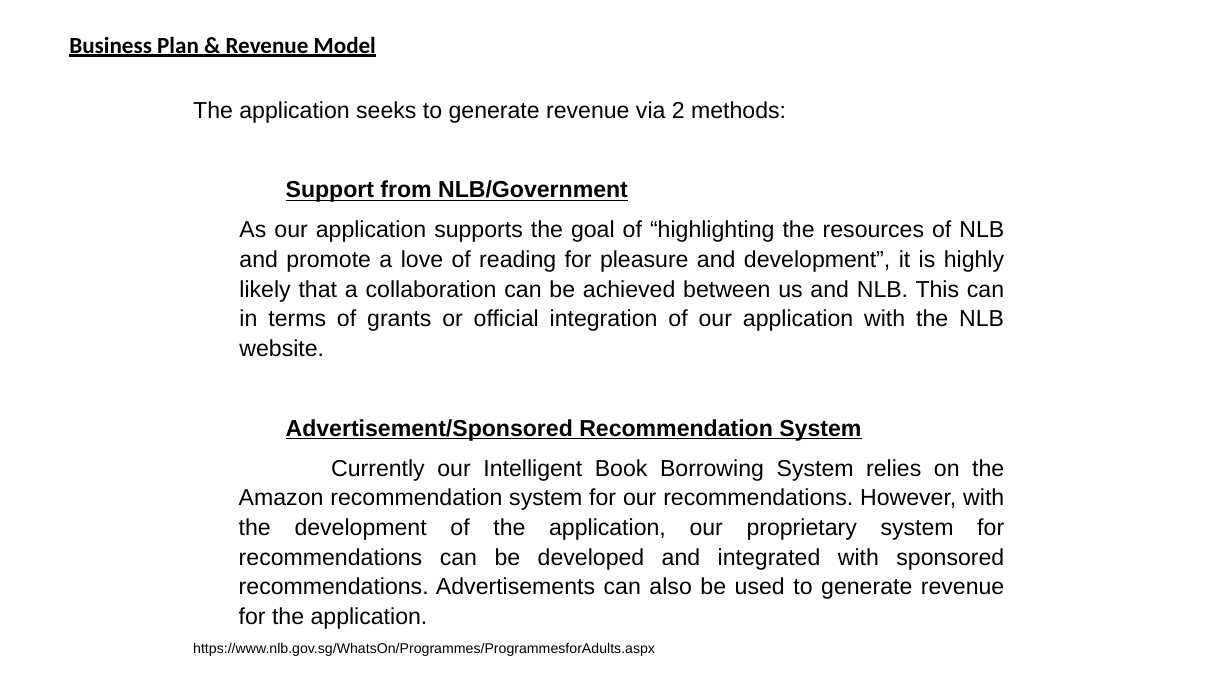
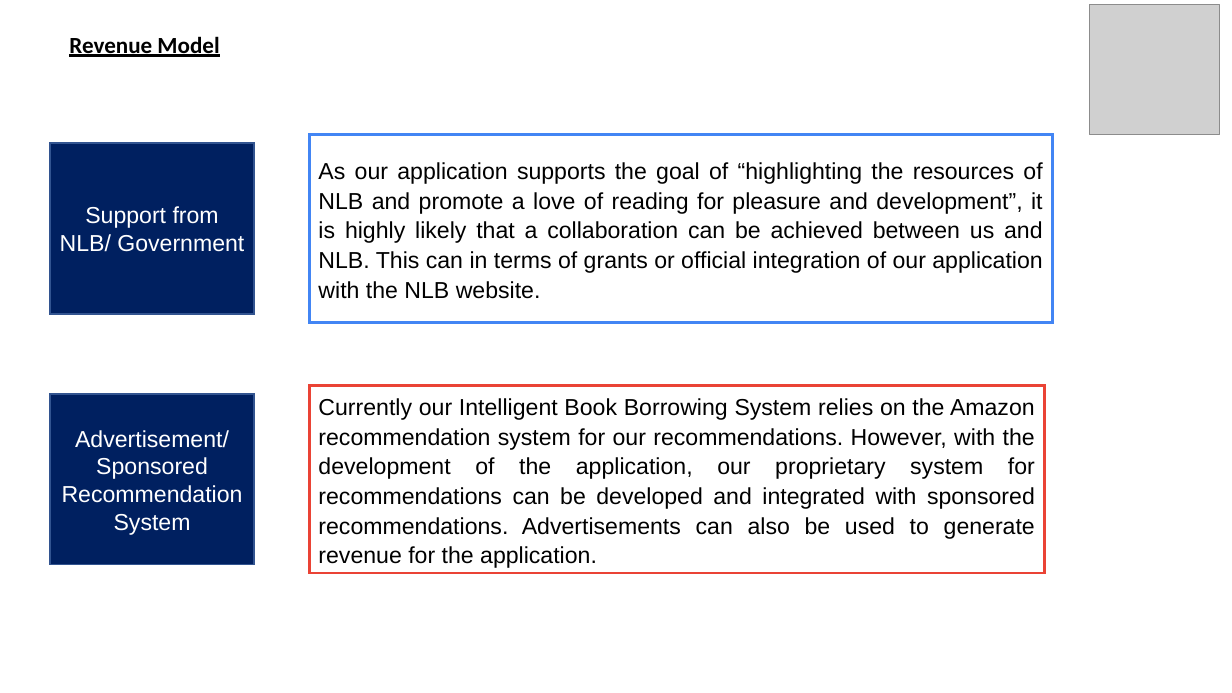
Before and after one commit to AftTheRain/ISA-PM-IPA-2021-01-09-IS02PT-GRP-SmartLibrarian, a slide deck: slide 6 of Video/ISS IPA PROJECT PRESENTATION - PROMOTIONAL VIDEO.pptx. Drawn at 1232x693 pixels with LibreOffice and Linux fonts; fonts in the diff are those of the drawing; grey boxes stand for pictures. Boxes give left, top, right and bottom in pixels: in the first picture for what was removed or moved away, otherwise in the second. Text is boxed around its words. In the diff, an @@ line names an element or a change of style, - is before the commit and + after.

```diff
--- a/Video/ISS IPA PROJECT PRESENTATION - PROMOTIONAL VIDEO.pptx
+++ b/Video/ISS IPA PROJECT PRESENTATION - PROMOTIONAL VIDEO.pptx
@@ picture added at (1090,4,1220,134) @@
@@ text at (69,36,219,57): text changed @@
-Business Plan & Revenue Model
+Revenue Model
@@ text removed at (193,101,1004,656) @@
-The application seeks to generate revenue via 2 methods:
-Support from NLB/Government
-As our application supports the goal of “highlighting the resources of NLB and promote a love of reading for pleasure and development”, it is highly likely that a collaboration can be achieved between us and NLB. This can in terms of grants or official integration of our application with the NLB website.
-Advertisement/Sponsored Recommendation System
-Currently our Intelligent Book Borrowing System relies on the Amazon recommendation system for our recommendations. However, with the development of the application, our proprietary system for recommendations can be developed and integrated with sponsored recommendations. Advertisements can also be used to generate revenue for the application.
-https://www.nlb.gov.sg/WhatsOn/Programmes/ProgrammesforAdults.aspx
@@ rectangle added at (50,143,254,314), fill #002060, outline #325491 1 pt, 18 pt, text #FFFFFF @@
+Support from NLB/ Government
@@ rectangle added at (310,135,1053,323), outline #4285F4 2 pt, 18 pt, text #000000 @@
+As our application supports the goal of “highlighting the resources of NLB and promote a love of reading for pleasure and development”, it is highly likely that a collaboration can be achieved between us and NLB. This can in terms of grants or official integration of our application with the NLB website.
@@ rectangle added at (310,385,1044,573), outline #EA4335 2 pt, 18 pt, text #000000 @@
+Currently our Intelligent Book Borrowing System relies on the Amazon recommendation system for our recommendations. However, with the development of the application, our proprietary system for recommendations can be developed and integrated with sponsored recommendations. Advertisements can also be used to generate revenue for the application.
@@ rectangle added at (50,394,254,565), fill #002060, outline #325491 1 pt, 18 pt, text #FFFFFF @@
+Advertisement/ Sponsored Recommendation System
```
Also in this commit, not shown: 3 other slides changed, 1 slide added, 1 slide removed.
